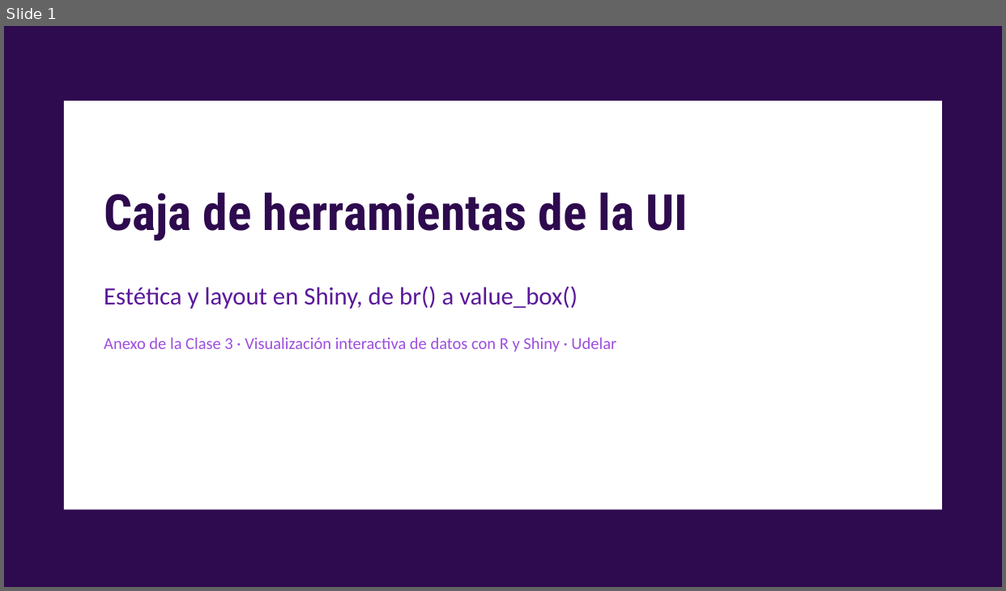
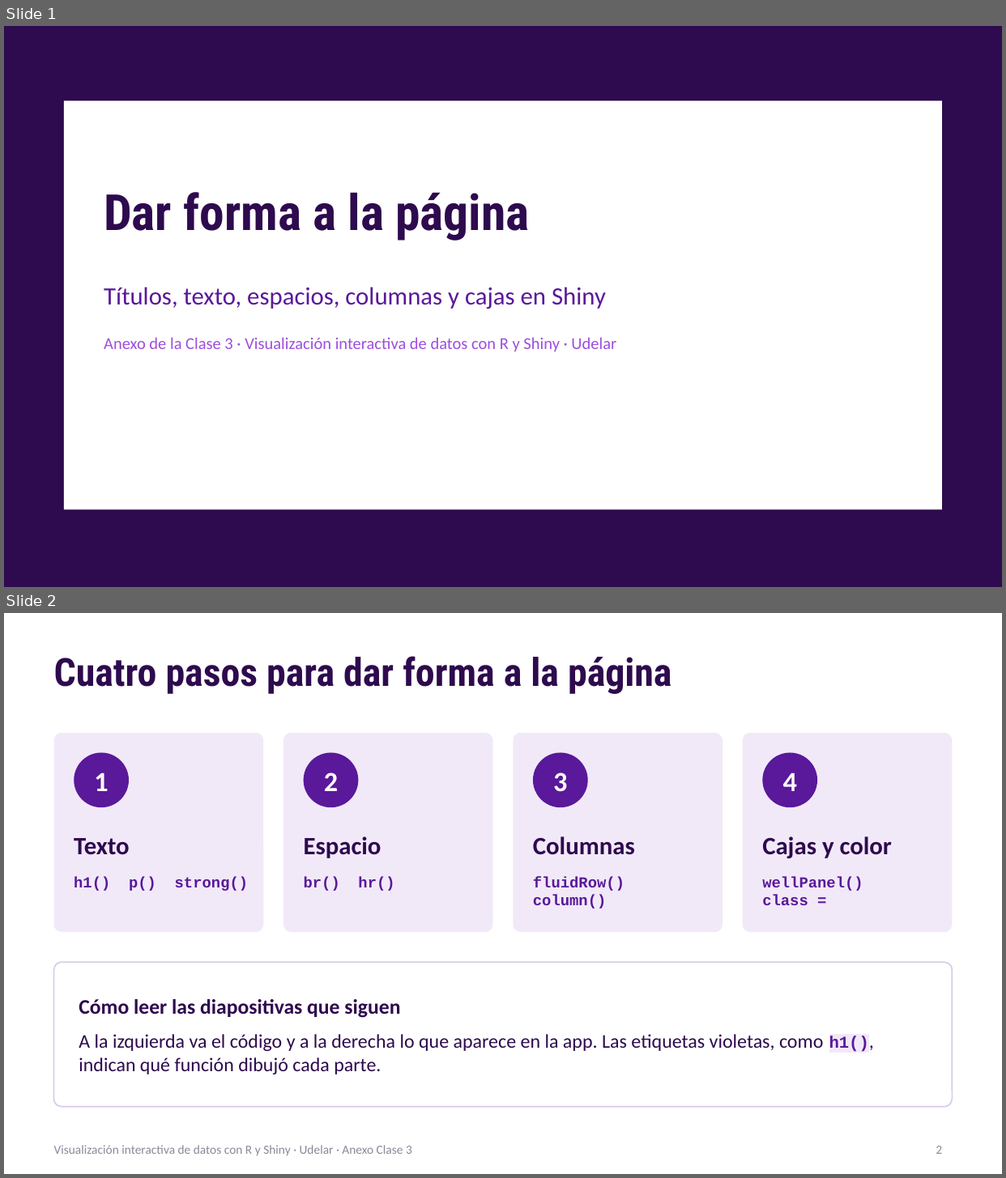
Before and after one commit to nahura99/visualizacion_datos_shiny, a slide deck: clase3/clase3_anexo_ui.pptx. Shown one above the other, each under a label of ours: slide 1 before the commit, slides 1 and 2 after it. The pictures are 1006x591 and 1006x1178 pixels, drawn with LibreOffice and Linux fonts; fonts in the diff are those of the drawing. Boxes give left, top, right and bottom in pixels: in the first picture for what was removed or moved away, otherwise in the second. Text is boxed around its words. In the diff, an @@ line names an element or a change of style, - is before the commit and + after.

```diff
--- a/clase3/clase3_anexo_ui.pptx
+++ b/clase3/clase3_anexo_ui.pptx
@@ slide 2 added at (4,613,1002,1174), background #FFFFFF @@
@@ title added at (54,656,672,694), 28 pt, text #2E0A4E, bold @@
+Cuatro pasos para dar forma a la página
@@ rounded rectangle added at (54,733,263,932), fill #F1E9F8 @@
@@ rounded rectangle added at (283,733,493,932), fill #F1E9F8 @@
@@ rounded rectangle added at (513,733,722,932), fill #F1E9F8 @@
@@ rounded rectangle added at (743,733,952,932), fill #F1E9F8 @@
@@ ellipse added at (74,752,129,807), fill #5A189A @@
@@ ellipse added at (304,752,358,807), fill #5A189A @@
@@ ellipse added at (533,752,588,807), fill #5A189A @@
@@ ellipse added at (762,752,817,807), fill #5A189A @@
@@ text added at (94,773,108,791), 20 pt, text #FFFFFF, bold @@
+1
@@ text added at (324,773,338,791), 20 pt, text #FFFFFF, bold @@
+2
@@ text added at (553,773,567,792), 20 pt, text #FFFFFF, bold @@
+3
@@ text added at (783,773,797,791), 20 pt, text #FFFFFF, bold @@
+4
@@ text added at (74,838,130,855), 18 pt, text #2E0A4E, bold @@
+Texto
@@ text added at (304,837,381,858), 18 pt, text #2E0A4E, bold @@
+Espacio
@@ text added at (533,837,635,855), 18 pt, text #2E0A4E, bold @@
+Columnas
@@ text added at (762,837,892,859), 18 pt, text #2E0A4E, bold @@
+Cajas y color
@@ text added at (74,876,249,891), 11 pt, text #5A189A, bold @@
+h1() p() strong()
@@ text added at (304,876,394,891), 11 pt, text #5A189A, bold @@
+br() hr()
@@ text added at (533,876,624,909), 11 pt, text #5A189A, bold @@
+fluidRow()
+column()
@@ text added at (762,876,863,905), 11 pt, text #5A189A, bold @@
+wellPanel()
+class =
@@ rounded rectangle added at (54,962,952,1107), fill #FFFFFF, outline #D9CCE8 1 pt @@
@@ text added at (79,999,869,1075), 14 pt, text #2E0A4E @@
+Cómo leer las diapositivas que siguen
+A la izquierda va el código y a la derecha lo que aparece en la app. Las etiquetas violetas, como h1(), indican qué función dibujó cada parte.
@@ text added at (54,1145,412,1157), 9 pt, text #8A8A9A @@
+Visualización interactiva de datos con R y Shiny · Udelar · Anexo Clase 3
@@ page number added at (936,1146,942,1154), 9 pt, text #8A8A9A @@
+2
@@ slide 1 changed as well @@
@@ title at (104,192,529,241): text changed @@
-Caja de herramientas de la UI
+Dar forma a la página
@@ text at (104,287,606,310): text changed @@
-Estética y layout en Shiny, de br() a value_box()
+Títulos, texto, espacios, columnas y cajas en Shiny
```
Also in this commit, not shown: 8 other slides added, 10 slides removed.
